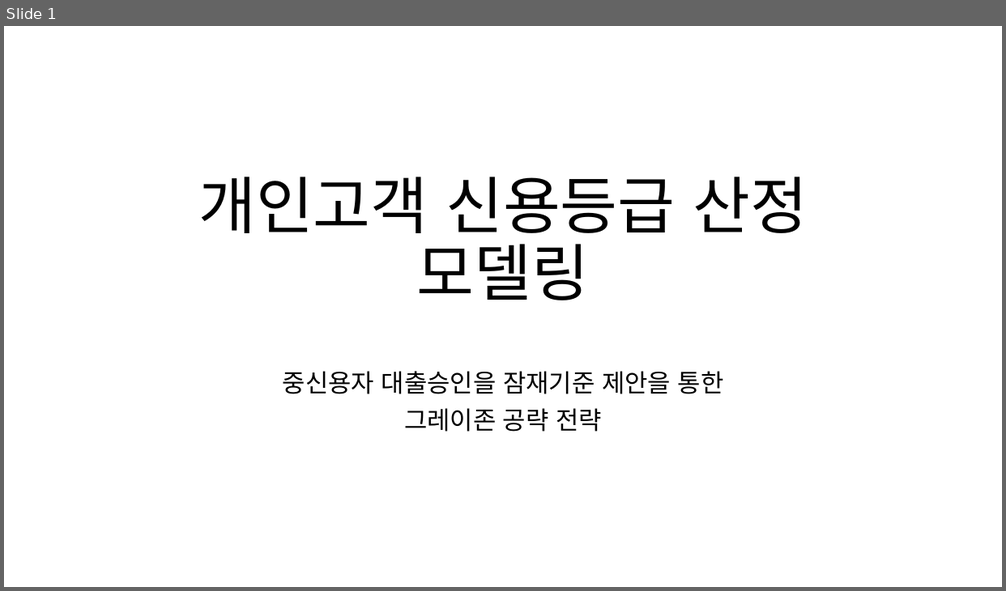
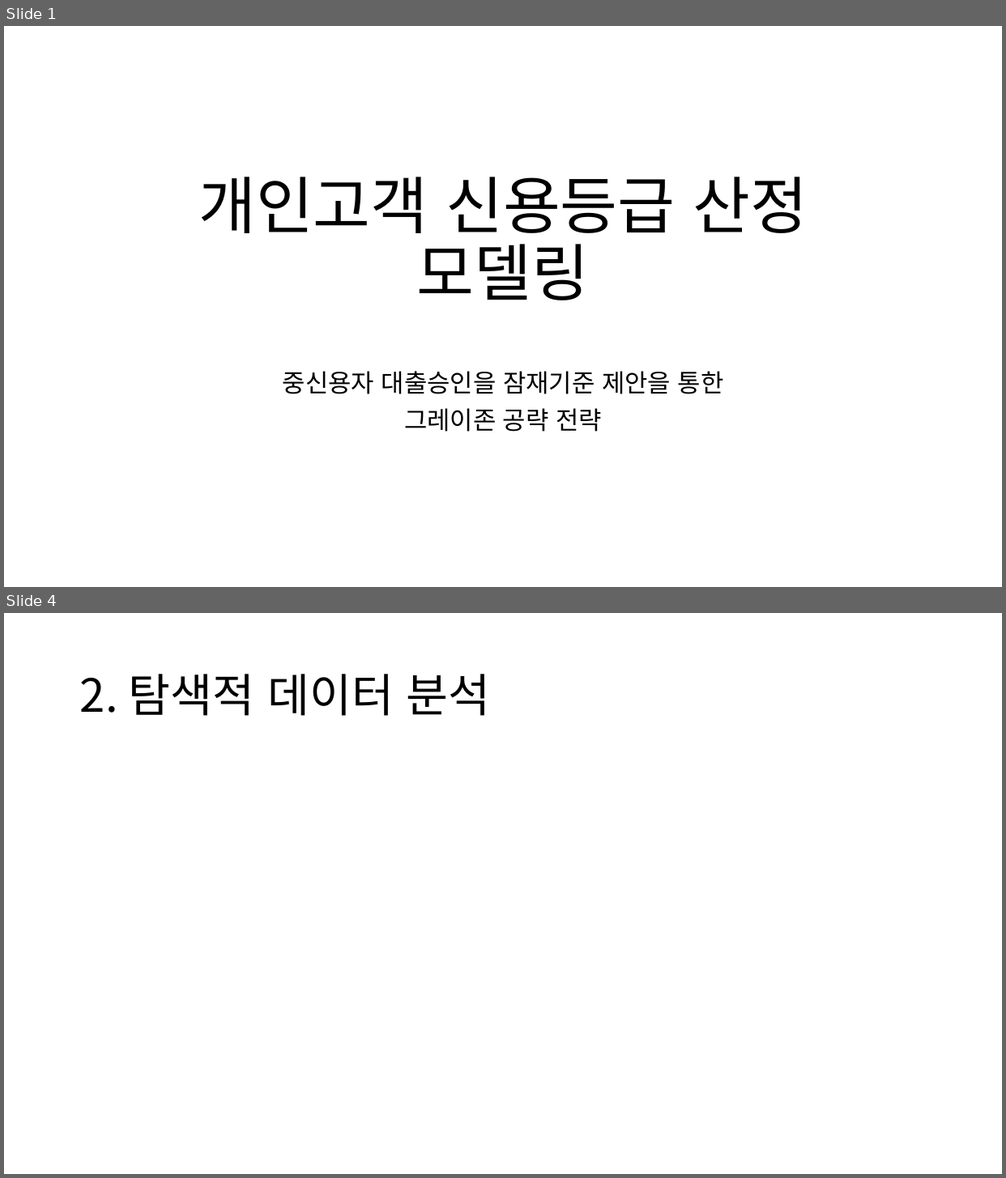
Before and after one commit to HANARONE/dh01, a slide deck: 개인고객 신용등급 산정 모델링.pptx. Shown one above the other, each under a label of ours: slide 1 before the commit, slides 1 and 4 after it; the slides between them are not shown. The pictures are 1006x591 and 1006x1178 pixels, drawn with LibreOffice and Linux fonts; fonts in the diff are those of the drawing. Boxes give left, top, right and bottom in pixels: in the first picture for what was removed or moved away, otherwise in the second. Text is boxed around its words. In the diff, an @@ line names an element or a change of style, - is before the commit and + after.

```diff
--- a/개인고객 신용등급 산정 모델링.pptx
+++ b/개인고객 신용등급 산정 모델링.pptx
@@ slide 4 added at [4, 613, 1002, 1174], background #FFFFFF @@
@@ title added at [80, 674, 491, 716], 44 pt, text #000000 @@
+2. 탐색적 데이터 분석
```
Also in this commit, not shown: 1 slide changed, 5 other slides added, 2 slides removed.
